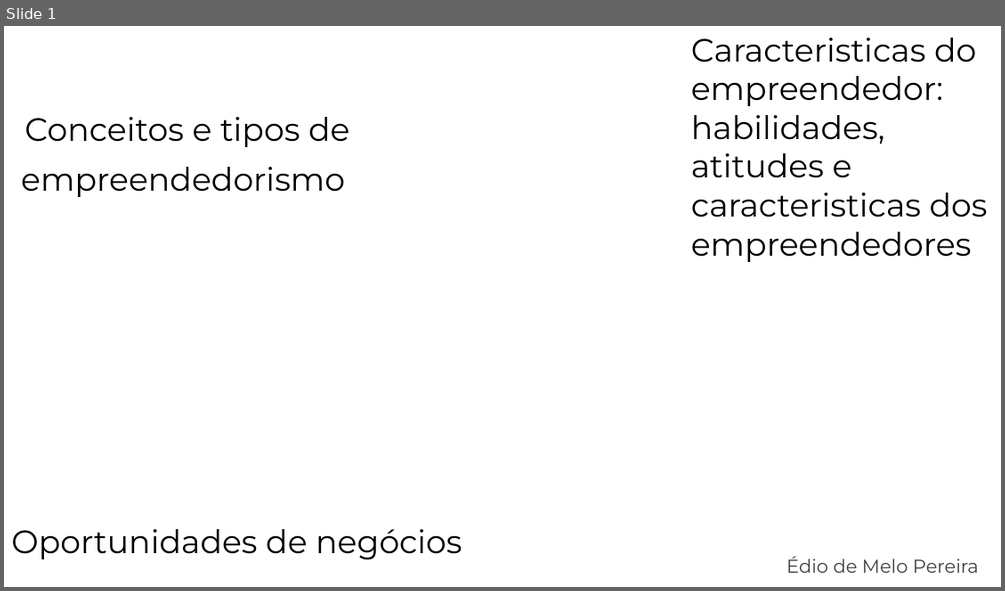
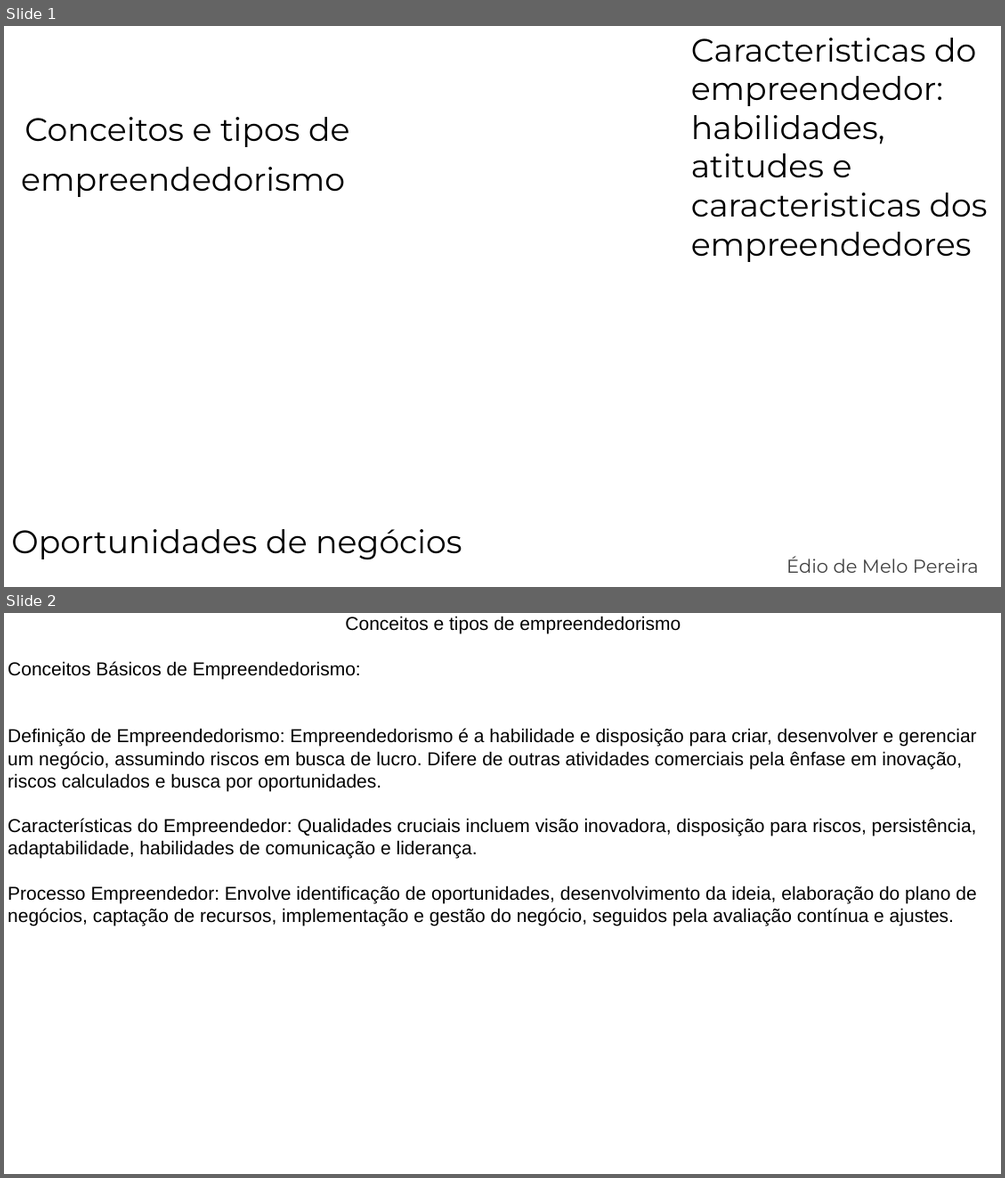
Before and after one commit to E-Mello/PS_Aulas, a slide deck: Aula_07_Conceitos_e_tipos_de_empreendedorismo-Caracteristicas do empreendedor--habilidades_atitudes_e_caracteristicas_dos_empreendedores-Oportunidades_de_negocios/Aula_07.pptx. Shown one above the other, each under a label of ours: slide 1 before the commit, slides 1 and 2 after it. The pictures are 1005x591 and 1005x1178 pixels, drawn with LibreOffice and Linux fonts; fonts in the diff are those of the drawing; background and template pictures are left out. Boxes give left, top, right and bottom in pixels: in the first picture for what was removed or moved away, otherwise in the second. Text is boxed around its words. In the diff, an @@ line names an element or a change of style, - is before the commit and + after.

```diff
--- a/Aula_07_Conceitos_e_tipos_de_empreendedorismo-Caracteristicas do empreendedor--habilidades_atitudes_e_caracteristicas_dos_empreendedores-Oportunidades_de_negocios/Aula_07.pptx
+++ b/Aula_07_Conceitos_e_tipos_de_empreendedorismo-Caracteristicas do empreendedor--habilidades_atitudes_e_caracteristicas_dos_empreendedores-Oportunidades_de_negocios/Aula_07.pptx
@@ slide 2 added at bbox=[4, 613, 1001, 1174], background picture (left out) @@
@@ text added at bbox=[8, 616, 977, 925], 18 pt, text #000000 @@
+Conceitos e tipos de empreendedorismo
+Conceitos Básicos de Empreendedorismo:
+Definição de Empreendedorismo: Empreendedorismo é a habilidade e disposição para criar, desenvolver e gerenciar um negócio, assumindo riscos em busca de lucro. Difere de outras atividades comerciais pela ênfase em inovação, riscos calculados e busca por oportunidades.
+Características do Empreendedor: Qualidades cruciais incluem visão inovadora, disposição para riscos, persistência, adaptabilidade, habilidades de comunicação e liderança.
+Processo Empreendedor: Envolve identificação de oportunidades, desenvolvimento da ideia, elaboração do plano de negócios, captação de recursos, implementação e gestão do negócio, seguidos pela avaliação contínua e ajustes.
```
Also in this commit, not shown: 1 slide changed, 13 other slides added, 3 slides removed, 1 other file.
